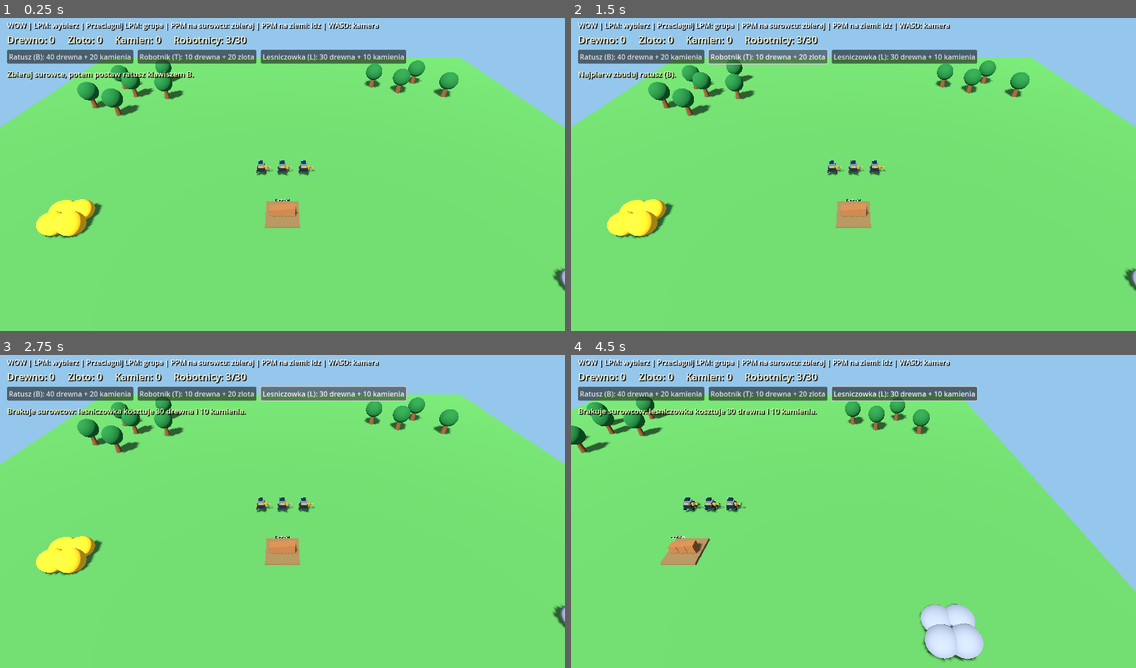
Above: before the commit, frames 1-4 (two rows, left to right).
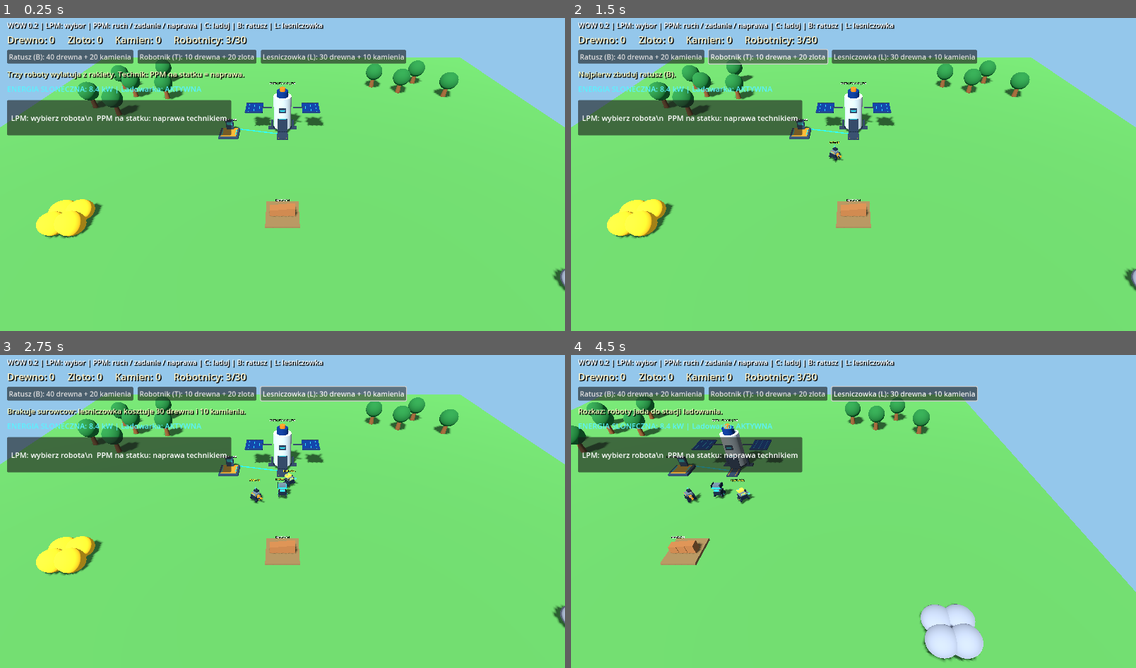
Above: after the commit, the same moments.

Repository: serafin1367/wow
Game: Godot game, scene res://scenes/main.tscn
Same seed, same stepped clock (60 frames per second), same inputs: the game is played once before the commit and once after it.
Inputs (mouse positions are in pixels of both pictures, inside the frame that each line leads up to):
- Up to frame 1 (0.25 s): no input
- Up to frame 2 (1.5 s): click "Ratusz (B): 40 drewna + 20 ka…" at 0.5 s; click "Robotnik (T): 10 drewna + 20 …" at 1.25 s
- Up to frame 3 (2.75 s): click "Lesniczowka (L): 30 drewna + …" at 2 s
- Up to frame 4 (4.5 s): tap Enter at 2.75 s; move the mouse to (977, 492) at 2.77 s; hold D 2.78-3.5 s; tap C at 2.85, 4.35 s; click (977, 492) at 2.92 s; tap L at 3.05 s; drag from (740, 524) to (825, 574) at 3.52 s; move the mouse to (910, 439) at 4.27 s; hold D from 4.28 s (still down)

The runs differ from the first frame. In frame 1, 7.8% of the frame differs, in the area x 1-68%, y 1-51%; in frame 2, 7.3%; in frame 3, 7.4%; in frame 4, 7.3%.

Commit message:
feat: robot rocket deployment, solar charger, startup roles and energy/repair HUD

Diff:
--- a/scripts/main.gd
+++ b/scripts/main.gd
@@ -8,6 +8,10 @@
 const RESOURCE_SCRIPT = preload("res://scripts/resource_node.gd")
 const TOWN_HALL_SCRIPT = preload("res://scripts/town_hall.gd")
 const FORESTER_SCRIPT = preload("res://scripts/forester_hut.gd")
+const LANDER_SCRIPT = preload("res://scripts/colony_lander.gd")
+const CHARGER_SCRIPT = preload("res://scripts/charging_pad.gd")
+const LANDER_POSITION: Vector3 = Vector3(0.0, 0.0, -12.0)
+const CHARGER_POSITION: Vector3 = Vector3(-9.0, 0.0, -10.0)
 const FORESTER_COST: Dictionary = {"wood": 30, "stone": 10}
 const FORESTER_RADIUS: float = 3.1
 const MAX_FORESTERS: int = 4
@@ -39,6 +43,11 @@
 var town_hall: StaticBody3D
 var training_timer: Timer
 var training_in_progress: bool = false
+var landing_rocket: StaticBody3D
+var charging_pad: StaticBody3D
+var unit_status_label: Label
+var energy_label: Label
+var hud_elapsed: float = 0.0
 
 
 func _ready() -> void:
@@ -46,6 +55,7 @@
 	_create_ground()
 	_create_resources()
 	_create_depot()
+	_create_landing_site()
 	_create_workers()
 	_create_camera()
 	_create_hud()
@@ -269,6 +279,31 @@
 	depot.add_child(depot_name)
 
 
+func _create_landing_site() -> void:
+	# Rakieta jest juz po ladowaniu. Zostanie pozniej zastapiona animacja lotu.
+	landing_rocket = LANDER_SCRIPT.new()
+	landing_rocket.position = LANDER_POSITION
+	add_child(landing_rocket)
+	navigation.block_circle(Vector2(LANDER_POSITION.x, LANDER_POSITION.z), landing_rocket.get_access_radius())
+
+	charging_pad = CHARGER_SCRIPT.new()
+	charging_pad.position = CHARGER_POSITION
+	charging_pad.power_source = landing_rocket
+	add_child(charging_pad)
+	navigation.block_circle(Vector2(CHARGER_POSITION.x, CHARGER_POSITION.z), charging_pad.get_access_radius())
+
+	# Wizualny przewod energetyczny, poza siatka kolizji.
+	var cable := MeshInstance3D.new()
+	cable.name = "SolarPowerCable"
+	var line := BoxMesh.new()
+	line.size = Vector3(LANDER_POSITION.distance_to(CHARGER_POSITION), 0.10, 0.16)
+	cable.mesh = line
+	cable.position = (LANDER_POSITION + CHARGER_POSITION) * 0.5 + Vector3(0.0, 0.055, 0.0)
+	cable.rotation.y = atan2(CHARGER_POSITION.z - LANDER_POSITION.z, CHARGER_POSITION.x - LANDER_POSITION.x)
+	cable.material_override = _make_material(Color(0.09, 0.78, 0.85))
+	add_child(cable)
+
+
 func _on_resource_depleted(resource, clearance_radius: float) -> void:
 	var p: Vector3 = resource.global_position
 	navigation.unblock_circle(Vector2(p.x, p.z), clearance_radius)
@@ -277,18 +312,40 @@
 
 
 func _create_workers() -> void:
-	var starting_positions: Array[Vector3] = [
-		Vector3(-3.0, 0.0, 0.0),
-		Vector3(0.0, 0.0, 0.0),
-		Vector3(3.0, 0.0, 0.0)
+	# Wylot ze statku w strone kamery RTS. Jednostki ukazuja sie kolejno.
+	var robot_roles: Array[String] = ["miner", "hauler", "engineer"]
+	var rally: Array[Vector3] = [
+		Vector3(-4.0, 0.0, -2.0),
+		Vector3(0.0, 0.0, -3.0),
+		Vector3(4.0, 0.0, -2.0)
 	]
-	for start in starting_positions:
-		_spawn_worker(start)
-
-
-func _spawn_worker(at_position: Vector3) -> CharacterBody3D:
+	for i in range(3):
+		var start := LANDER_POSITION + Vector3(float(i - 1) * 0.7, 0.0, 4.7)
+		var worker = _spawn_worker(start, robot_roles[i])
+		worker.visible = false
+		worker.set_physics_process(false)
+		get_tree().create_timer(0.7 + float(i) * 0.9).timeout.connect(
+			_launch_starting_robot.bind(worker, rally[i])
+		)
+
+
+func _launch_starting_robot(worker: CharacterBody3D, destination: Vector3) -> void:
+	if not is_instance_valid(worker):
+		return
+	worker.visible = true
+	worker.set_physics_process(true)
+	var path: Array[Vector3] = navigation.find_path(worker.global_position, destination)
+	if not path.is_empty():
+		worker.command_move(path)
+	_announce_new_worker(worker)
+
+
+func _spawn_worker(at_position: Vector3, role: String = "miner") -> CharacterBody3D:
 	var worker = WORKER_SCRIPT.new()
-	worker.name = "Worker%d" % (workers.size() + 1)
+	worker.name = "Robot%d_%s" % [workers.size() + 1, role]
+	worker.robot_role = role
+	worker.charging_station = charging_pad
+	worker.navigation_grid = navigation
 	worker.position = at_position
 	add_child(worker)
 	worker.resource_delivered.connect(_on_resource_delivered)
@@ -298,7 +355,7 @@
 
 func _announce_new_worker(worker: CharacterBody3D) -> void:
 	var marker := Label3D.new()
-	marker.text = "NOWY ROBOTNIK"
+	marker.text = worker.role_name()
 	marker.position.y = 2.5
 	marker.font_size = 55
 	marker.pixel_size = 0.007
@@ -323,7 +380,7 @@
 	add_child(ui)
 	var hint := Label.new()
 	hint.name = "Controls"
-	hint.text = "WOW | LPM: wybierz | Przeciagnij LPM: grupa | PPM na surowcu: zbieraj | PPM na ziemi: idz | WASD: kamera"
+	hint.text = "WOW 0.2 | LPM: wybor | PPM: ruch / zadanie / naprawa | C: laduj | B: ratusz | L: lesniczowka"
 	hint.position = Vector2(16, 14)
 	hint.add_theme_font_size_override("font_size", 16)
 	hint.add_theme_color_override("font_color", Color.WHITE)
@@ -373,8 +430,26 @@
 	status_label.add_theme_constant_override("shadow_offset_x", 2)
 	status_label.add_theme_constant_override("shadow_offset_y", 2)
 	ui.add_child(status_label)
-	_set_status("Zbieraj surowce, potem postaw ratusz klawiszem B.")
+	_set_status("Trzy roboty wylatuja z rakiety. Technik: PPM na statku = naprawa.")
 	_update_action_buttons()
+
+	energy_label = Label.new()
+	energy_label.name = "SolarPowerStatus"
+	energy_label.position = Vector2(16, 158)
+	energy_label.add_theme_font_size_override("font_size", 17)
+	energy_label.add_theme_color_override("font_color", Color(0.35, 0.95, 1.0))
+	ui.add_child(energy_label)
+
+	var panel := PanelContainer.new()
+	panel.name = "SelectedRobotPanel"
+	panel.position = Vector2(16, 196)
+	panel.custom_minimum_size = Vector2(305, 80)
+	ui.add_child(panel)
+	unit_status_label = Label.new()
+	unit_status_label.name = "RobotInfo"
+	unit_status_label.add_theme_font_size_override("font_size", 17)
+	panel.add_child(unit_status_label)
+	_update_colony_hud()
 
 	selection_box = SELECTION_BOX_SCRIPT.new()
 	selection_box.name = "SelectionBox"
@@ -383,6 +458,31 @@
 	ui.add_child(selection_box)
 
 
+func _process(delta: float) -> void:
+	hud_elapsed += delta
+	if hud_elapsed >= 0.2:
+		hud_elapsed = 0.0
+		_update_colony_hud()
+
+
+func _update_colony_hud() -> void:
+	if energy_label != null and landing_rocket != null:
+		energy_label.text = "ENERGIA SLONECZNA: %.1f kW | Ladowarka: %s" % [
+			landing_rocket.solar_output(),
+			"AKTYWNA" if charging_pad.can_charge() else "NIEDOSTEPNA"
+		]
+	if unit_status_label != null:
+		if selected_workers.size() == 1:
+			var worker = selected_workers[0]
+			unit_status_label.text = "  %s | %s\\n  Akumulator: %d%% | Ladunek: %d\\n  [C] Jedz do ladowarki  " % [
+				worker.role_name(), worker.status_text(), roundi(worker.energy), worker.carried_amount
+			]
+		elif selected_workers.size() > 1:
+			unit_status_label.text = "  Wybrano %d robotow\\n  [C] Wyslij do ladowania  " % selected_workers.size()
+		else:
+			unit_status_label.text = "  LPM: wybierz robota\\n  PPM na statku: naprawa technikiem  "
+
+
 func _unhandled_input(event: InputEvent) -> void:
 	if event is InputEventKey and event.pressed and not event.echo:
 		if event.keycode == KEY_B:
@@ -393,6 +493,11 @@
 			return
 		if event.keycode == KEY_L:
 			_toggle_forester_mode()
+			return
+		if event.keycode == KEY_C:
+			for worker in selected_workers:
+				worker.command_charge()
+			_set_status("Rozkaz: roboty jada do stacji ladowania.")
 			return
 		if event.keycode == KEY_ESCAPE and (build_mode or forester_build_mode):
 			build_mode = false
@@ -481,7 +586,28 @@
 		var clicked_object = resource_hit["collider"]
 		if clicked_object.has_method("harvest"):
 			for worker in selected_workers:
-				worker.command_gather(clicked_object, navigation, DEPOT_POSITION)
+				if worker.robot_role != "engineer":
+					worker.command_gather(clicked_object, navigation, DEPOT_POSITION)
+			_set_status("Roboty wydobywcze i transportowe zbieraja surowce.")
+			return
+		if clicked_object == charging_pad:
+			for worker in selected_workers:
+				if worker.robot_role == "engineer" and charging_pad.needs_repair():
+					worker.command_repair(charging_pad, navigation)
+				else:
+					worker.command_charge()
+			_set_status("Ladowarka: uzupelnianie energii / naprawa.")
+			return
+		if clicked_object.has_method("repair"):
+			var engineers: int = 0
+			for worker in selected_workers:
+				if worker.robot_role == "engineer":
+					worker.command_repair(clicked_object, navigation)
+					engineers += 1
+			if engineers > 0:
+				_set_status("Technik jedzie naprawic instalacje.")
+			else:
+				_set_status("Naprawy wymaga robota technicznego (zolty).")
 			return
 
 	var hit := _raycast(screen_position, 1)
@@ -579,6 +705,10 @@
 	for source in get_tree().get_nodes_in_group("resource_nodes"):
 		if (source.remaining > 0 or source.is_sapling) and _ground_distance(site, source.global_position) < TOWN_HALL_RADIUS + source.clearance_radius + 0.5:
 			return false
+	if _ground_distance(site, LANDER_POSITION) < TOWN_HALL_RADIUS + 4.5:
+		return false
+	if _ground_distance(site, CHARGER_POSITION) < TOWN_HALL_RADIUS + 3.0:
+		return false
 	for worker in workers:
 		if _ground_distance(site, worker.global_position) < TOWN_HALL_RADIUS + 0.5:
 			return false
@@ -640,6 +770,10 @@
 	if not navigation.is_circle_walkable(Vector2(site.x, site.z), FORESTER_RADIUS):
 		return false
 	if _ground_distance(site, DEPOT_POSITION) < FORESTER_RADIUS + DEPOT_BLOCK_RADIUS + 1.0:
+		return false
+	if _ground_distance(site, LANDER_POSITION) < FORESTER_RADIUS + 4.5:
+		return false
+	if _ground_distance(site, CHARGER_POSITION) < FORESTER_RADIUS + 3.0:
 		return false
 	if town_hall != null and _ground_distance(site, town_hall.global_position) < FORESTER_RADIUS + TOWN_HALL_RADIUS + 1.0:
 		return false
@@ -689,6 +823,10 @@
 	if not navigation.is_circle_walkable(spot, 1.8):
 		return false
 	if _ground_distance(location, DEPOT_POSITION) < DEPOT_BLOCK_RADIUS + 2.8:
+		return false
+	if _ground_distance(location, LANDER_POSITION) < 6.6:
+		return false
+	if _ground_distance(location, CHARGER_POSITION) < 4.5:
 		return false
 	if town_hall != null and _ground_distance(location, town_hall.global_position) < TOWN_HALL_RADIUS + 2.8:
 		return false
